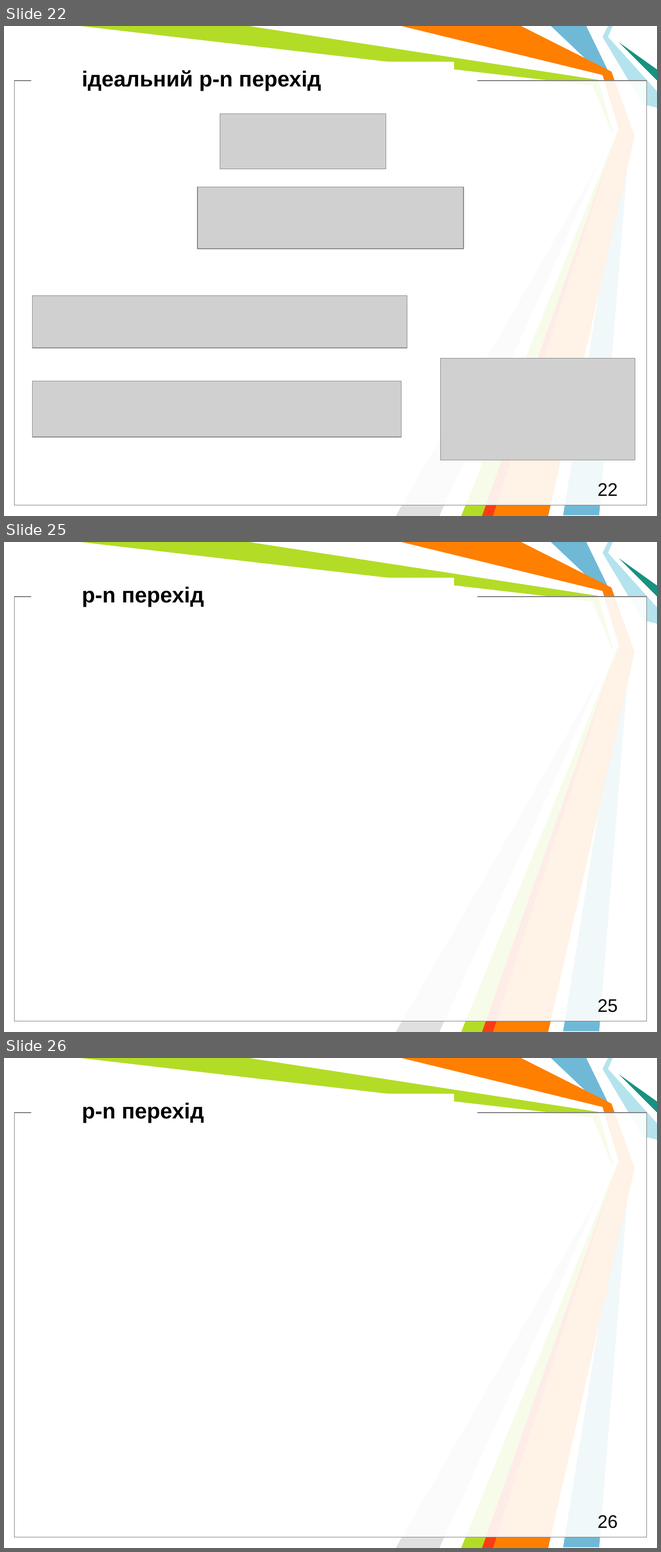
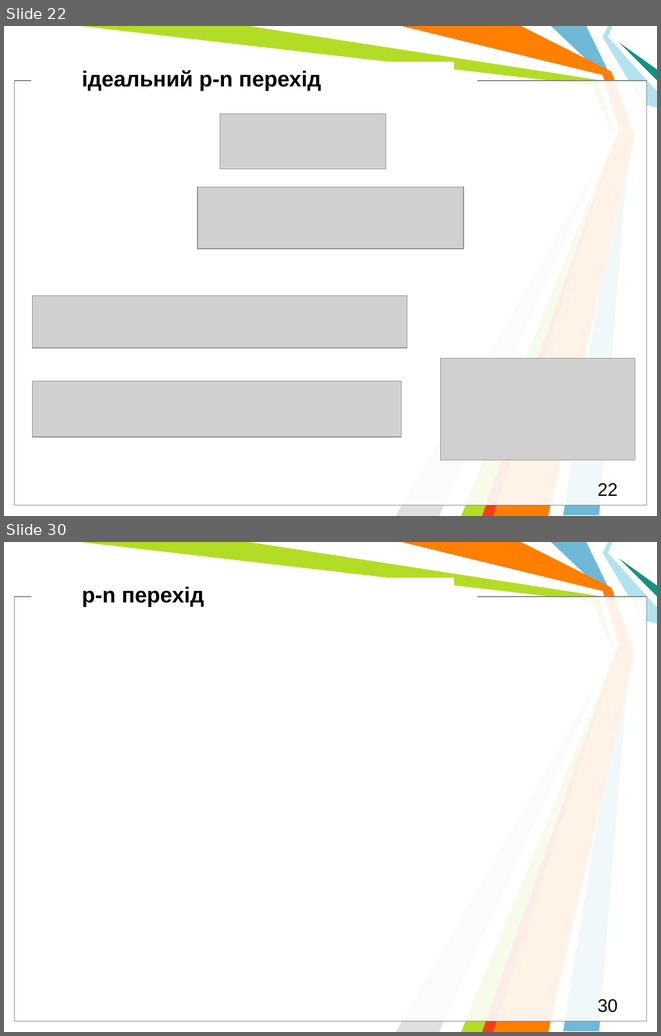
Before and after one commit to l432/NMK, a slide deck: Lecture/DAAD/DAAD_Models.pptm. Shown one above the other, each under a label of ours: slides 22, 25 and 26 before the commit, slides 22 and 30 after it; the slides between them are not shown. The pictures are 661x1552 and 661x1036 pixels, drawn with LibreOffice and Linux fonts; fonts in the diff are those of the drawing; grey boxes stand for pictures; background and template pictures are left out. Boxes give left, top, right and bottom in pixels: in the first picture for what was removed or moved away, otherwise in the second. Text is boxed around its words. In the diff, an @@ line names an element or a change of style, - is before the commit and + after.

```diff
--- a/Lecture/DAAD/DAAD_Models.pptm
+++ b/Lecture/DAAD/DAAD_Models.pptm
@@ slide 25 removed at (4,542,657,1032), background #FFFFFF; not listed: 11 template elements that a slide beside it also shows @@
@@ text removed at (82,587,204,607) @@
-p-n перехід
@@ page number removed at (598,999,618,1012) @@
-25
@@ what was slide 26 is now slide 30 @@
@@ page number at (598,999,618,1012): text changed @@
-26
+30
```
Also in this commit, not shown: 4 slides changed, 5 slides added, 4 other files.
